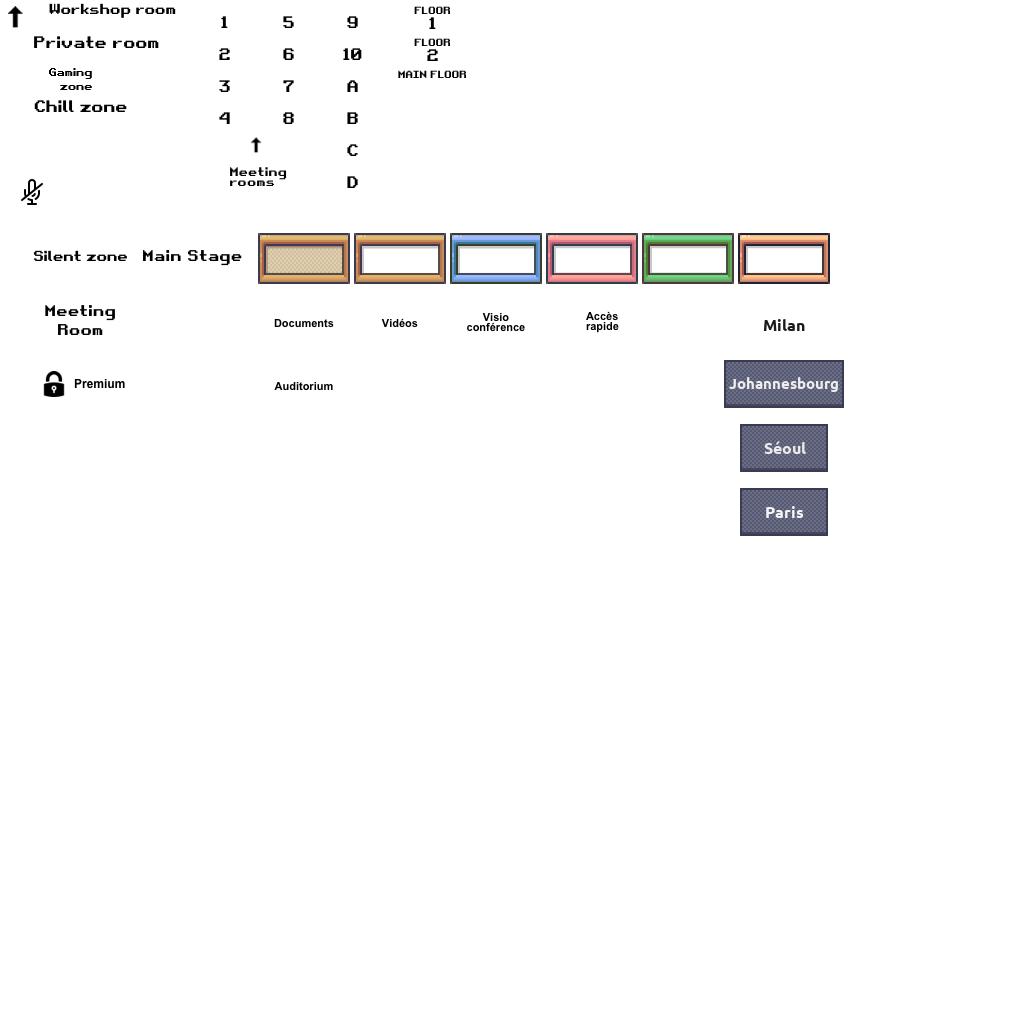
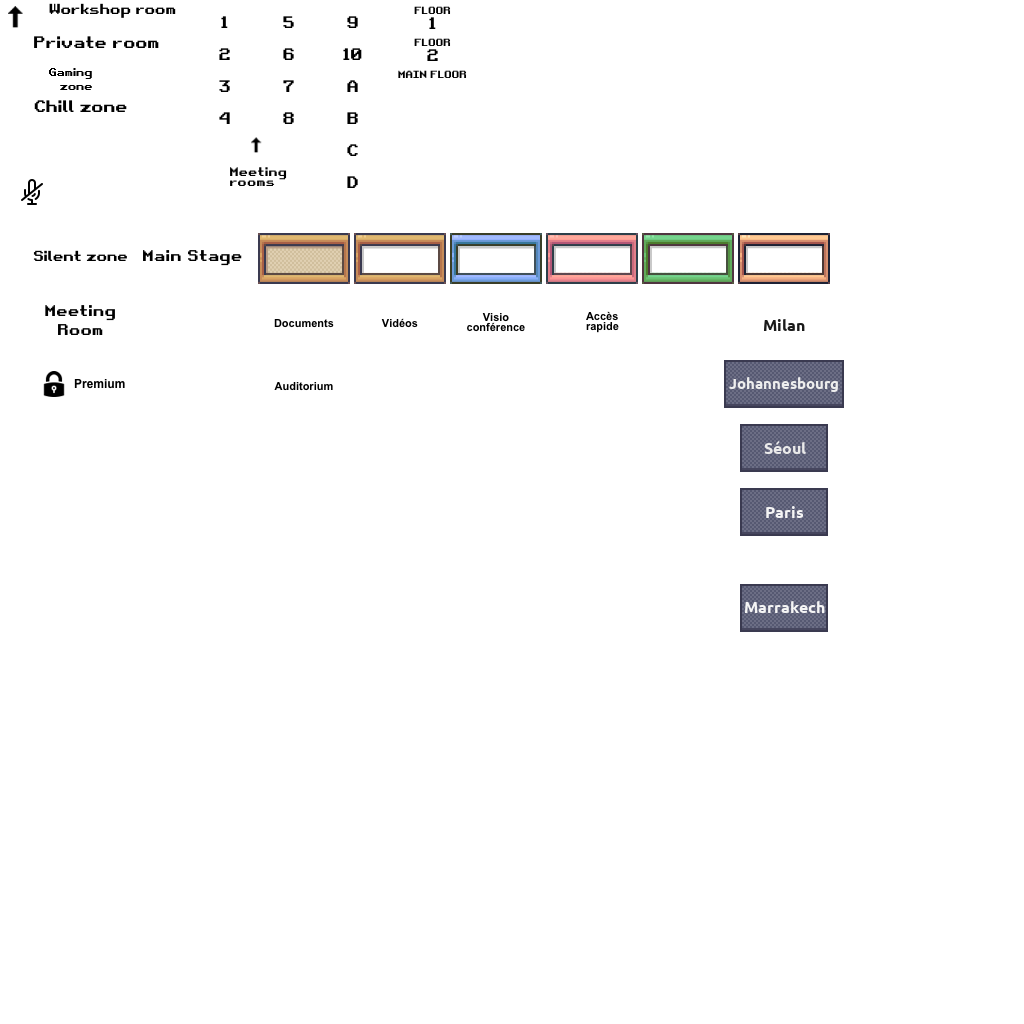
Layer changes from the first 1024 × 1024 image to the second:
added layer "Marrakech" above "CustomTileset.png" over bbox(744, 601, 825, 613)
painted on "CustomTileset.png" over bbox(740, 584, 828, 632)
